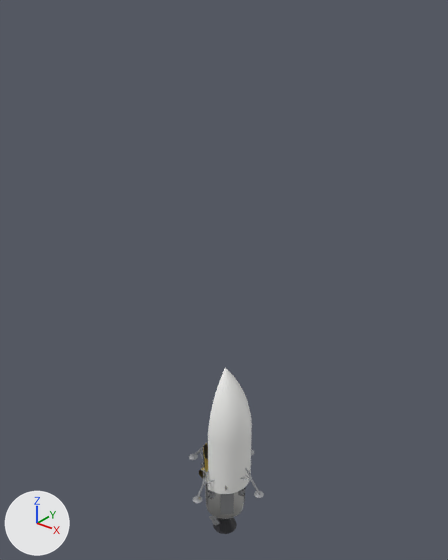
An edit to the Blender file Tools/blender/parts.blend, drawn before and after from the same camera.
Both versions are drawn from a camera (50 mm lens) standing at (30.0, -37.7, 45.3) and looking at (-1.2, 1.3, 21.2). The lights are fixed; the arrows at lower left show +X, +Y and +Z. The older version comes first.

Before the edit, the objects in view are built like this:
```python
me_apollo_sm = bpy.data.meshes.new('Apollo_SM')
me_apollo_sm.from_pydata(...)  # 2137 vertices, 2124 faces; spans x -2.45..2.45, y -2.45..2.45, z -6.9..0.08
me_apollo_sm.polygons.foreach_set('use_smooth', [True] * 2124)
# faces by material slot: [124, 928, 1072]
me_apollo_sm.materials.append(mat_apollo_sm_hull)  # white #ededeb
me_apollo_sm.materials.append(mat_apollo_sm_metal)  # grey #b3b5b8
me_apollo_sm.materials.append(mat_apollo_sm_nozzle)  # dark grey #303035
me_fairing_half = bpy.data.meshes.new('Fairing_Half')
me_fairing_half.from_pydata(...)  # 572 vertices, 564 faces; spans x 0.0..2.6, y -2.6..2.6, z 0.0..13.0
me_fairing_half.polygons.foreach_set('use_smooth', [True] * 564)
# faces by material slot: [198, 366]
me_fairing_half.materials.append(mat_paint_white)  # white #f3f3f1
me_fairing_half.materials.append(mat_metal)  # grey #73767c
ob_apollo_sm = bpy.data.objects.new('Apollo_SM', me_apollo_sm)
ob_apollo_sm.location = (0.0, 0.0, 0.0)
ob_fairing_half = bpy.data.objects.new('Fairing_Half', me_fairing_half)
ob_fairing_half.location = (0.0, 0.0, 0.0)
```
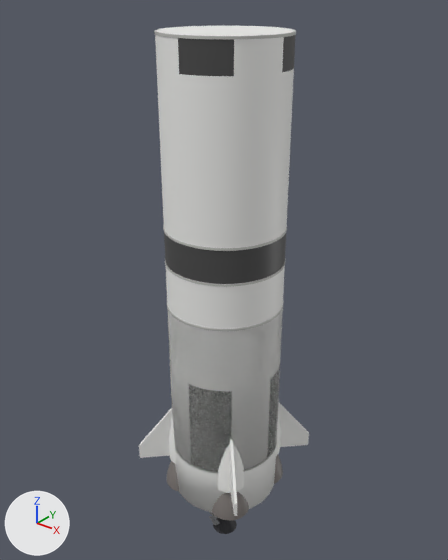
What changed in the scene script:
```text
Add mat_saturn_sii_black:
    mat_saturn_sii_black = principled_material('Saturn_SII_Black')
    mat_saturn_sii_black.base_color = (0.07, 0.07, 0.07)  # dark grey #4b4b4b
Add mat_saturn_sii_hull:
    mat_saturn_sii_hull = principled_material('Saturn_SII_Hull')
    mat_saturn_sii_hull.base_color = (0.9, 0.9, 0.88)  # white #f3f3f1
Add mat_saturn_sii_metal:
    mat_saturn_sii_metal = principled_material('Saturn_SII_Metal')
    mat_saturn_sii_metal.base_color = (0.55, 0.55, 0.53)  # light grey #c4c4c0
Add mat_saturn_sii_nozzle:
    mat_saturn_sii_nozzle = principled_material('Saturn_SII_Nozzle')
    mat_saturn_sii_nozzle.base_color = (0.2, 0.18, 0.17)  # grey #7c7673
Add mat_saturn_sic_black:
    mat_saturn_sic_black = principled_material('Saturn_SIC_Black')
    mat_saturn_sic_black.base_color = (0.07, 0.07, 0.07)  # dark grey #4b4b4b
Add mat_saturn_sic_metal:
    mat_saturn_sic_metal = principled_material('Saturn_SIC_Metal')
    mat_saturn_sic_metal.base_color = (0.55, 0.55, 0.53)  # light grey #c4c4c0
Add mat_saturn_sic_nozzle:
    mat_saturn_sic_nozzle = principled_material('Saturn_SIC_Nozzle')
    mat_saturn_sic_nozzle.base_color = (0.2, 0.18, 0.17)  # grey #7c7673
Add mat_saturn_sic_hull:
    mat_saturn_sic_hull = principled_material('Saturn_SIC_Hull')
    mat_saturn_sic_hull.base_color = (0.9, 0.9, 0.88)  # white #f3f3f1
Add me_saturn_sii:
    me_saturn_sii.from_pydata(...)  # 4587 vertices, 4800 faces; spans x -5.1..5.1, y -5.1..5.1, z 0.0..24.9
    me_saturn_sii.polygons.foreach_set('use_smooth', [True] * 4800)
    # faces by material slot: [384, 192, 1504, 2720]
    me_saturn_sii.materials.append(mat_saturn_sii_hull)  # white #f3f3f1
    me_saturn_sii.materials.append(mat_saturn_sii_black)  # dark grey #4b4b4b
    me_saturn_sii.materials.append(mat_saturn_sii_metal)  # light grey #c4c4c0
    me_saturn_sii.materials.append(mat_saturn_sii_nozzle)  # grey #7c7673
Add me_saturn_sic:
    me_saturn_sic.from_pydata(...)  # 6044 vertices, 6408 faces; spans x -6.0..6.0, y -6.0..6.0, z 0.0..42.0
    # faces by material slot: [664, 320, 2024, 3400]
    me_saturn_sic.materials.append(mat_saturn_sic_hull)  # white #f3f3f1
    me_saturn_sic.materials.append(mat_saturn_sic_black)  # dark grey #4b4b4b
    me_saturn_sic.materials.append(mat_saturn_sic_metal)  # light grey #c4c4c0
    me_saturn_sic.materials.append(mat_saturn_sic_nozzle)  # grey #7c7673
Add ob_saturn_sii:
    ob_saturn_sii = bpy.data.objects.new('Saturn_SII', me_saturn_sii)
    ob_saturn_sii.location = (0.0, 0.0, 0.0)
Add ob_saturn_sic:
    ob_saturn_sic = bpy.data.objects.new('Saturn_SIC', me_saturn_sic)
    ob_saturn_sic.location = (0.0, 0.0, 0.0)
```

Where the change shows, as pixel boxes (x1, y1, x2, y2) in the pictures (448 x 560 px):
'Saturn_SIC', added: after (139, 26, 309, 520)
    faces in mat_saturn_sic_hull (white #f3f3f1): (139, 26, 309, 516)
    faces in mat_saturn_sic_black (dark grey #4b4b4b): (164, 35, 296, 472)
    faces in mat_saturn_sic_metal (light grey #c4c4c0): (154, 26, 296, 474)
    faces in mat_saturn_sic_nozzle (grey #7c7673): (167, 455, 283, 520)
'Saturn_SII', added: after (167, 301, 284, 512)
    faces in mat_saturn_sii_hull (white #f3f3f1): (168, 309, 283, 512)
    faces in mat_saturn_sii_metal (light grey #c4c4c0): (167, 301, 284, 331)
'Fairing_Half', unchanged, covered by the edit: before (208, 368, 252, 494)
'Apollo_SM', unchanged, covered by the edit: before (205, 481, 245, 534); after (209, 512, 237, 534)
